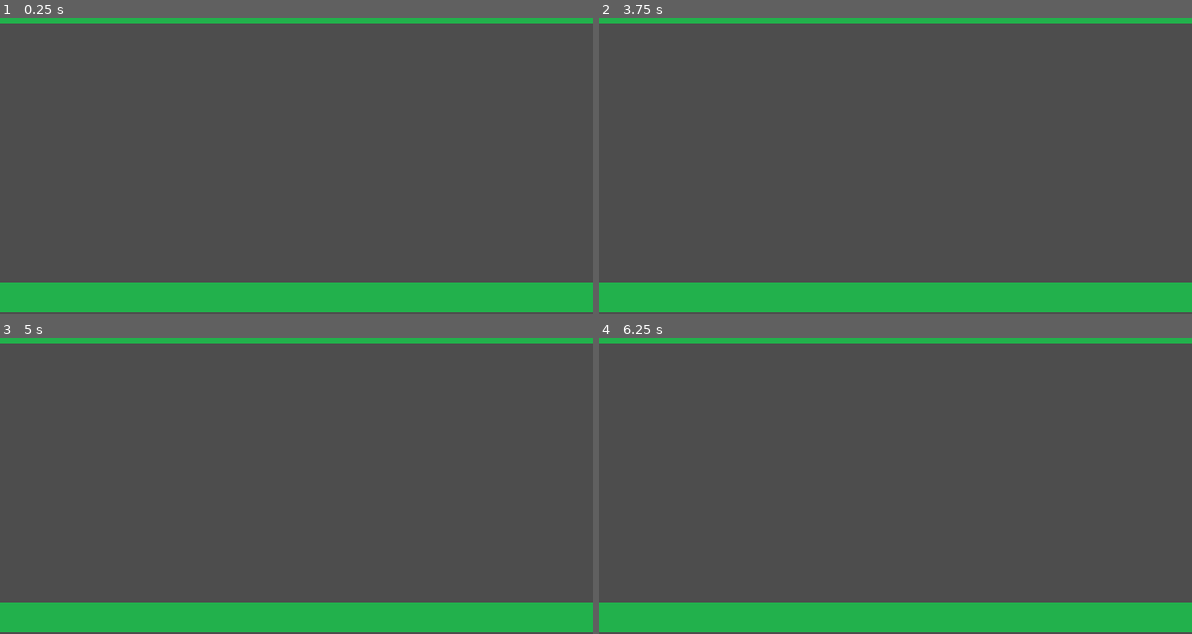
Above: before the commit, frames 1-4 (two rows, left to right).
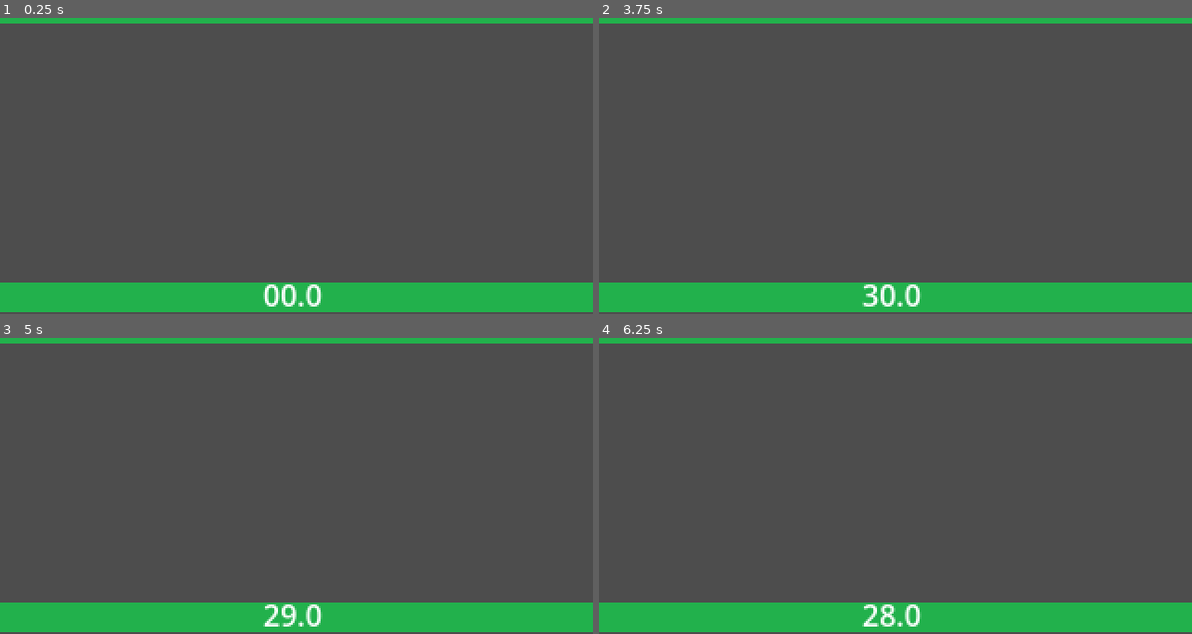
Above: after the commit, the same moments.

Repository: kevinesaa/balloons-wars
Game: Godot game, scene res://levels/level.tscn
Two runs of this game, one before a commit and one after it. Both use one fixed random seed, a clock stepped at 60 frames per second and the inputs below.
Inputs:
- Up to frame 1 (0.25 s): no input
- Up to frame 2 (3.75 s): tap Enter at 0.5 s; tap S (player_one) at 0.6, 1.55, 2.1, 3.05 s; tap K (player_two) at 0.8, 1.35, 2.3, 2.85 s; tap Space (start_game) at 1.25, 2, 2.75, 3.5, 3.6 s
- Up to frame 3 (5 s): tap K (player_two) at 3.8 s; tap Space (start_game) at 4.25 s; tap S (player_one) at 4.35 s
- Up to frame 4 (6.25 s): tap K (player_two) at 5.1 s; tap S (player_one) at 5.85 s

The runs differ from the first frame. In frame 1, 0.4% of the frame differs, in the area x 44-55%, y 90-98%; in frame 2, 0.4%; in frame 3, 0.4%; in frame 4, 0.4%.

Commit message:
emit player signal

Diff:
--- a/levels/level.tscn
+++ b/levels/level.tscn
@@ -46,6 +46,22 @@
 one_shot = true
 script = ExtResource("4_5mrsh")
 
+[node name="Label" type="Label" parent="."]
+anchors_preset = -1
+anchor_left = 0.5
+anchor_top = 0.5
+anchor_right = 0.5
+anchor_bottom = 0.5
+offset_left = 142.0
+offset_top = 159.0
+offset_right = 174.0
+offset_bottom = 182.0
+grow_horizontal = 2
+grow_vertical = 2
+text = "00.0"
+horizontal_alignment = 1
+vertical_alignment = 1
+
 [connection signal="startGamePress" from="inputManager" to="startGameTimerListener" method="onStartPressButton"]
 [connection signal="timeout" from="startGameTimer" to="inputManager" method="onGameTimerFinish"]
 [connection signal="timeout" from="startGameTimer" to="gamePlayTimer" method="onInitGamePlay"]
--- a/scripts/game_play_timer.gd
+++ b/scripts/game_play_timer.gd
@@ -1,8 +1,10 @@
 extends Timer
 
-@onready var gamePlayTimer: Timer = $"../startGameTimer"
+@onready var gamePlayTimer: Timer = $"../gamePlayTimer"
+@onready var labelGameplayTime: Label = $"../Label"
+
 var isPlaying : bool = false
-signal notifyTime()
+
 
 func _ready() -> void:
 	pass
@@ -10,7 +12,9 @@
 func _process(delta: float) -> void:
 
 	if (isPlaying && !gamePlayTimer.is_stopped()):
-		notifyTime.emit(gamePlayTimer.time_left)
+		var time =  ceil(gamePlayTimer.time_left)
+		labelGameplayTime.text = str(time)
+		# notifyTime.emit(gamePlayTimer.time_left)
 
 func  onInitGamePlay() -> void :
 	gamePlayTimer.start()
--- a/scripts/input_manager.gd
+++ b/scripts/input_manager.gd
@@ -2,10 +2,13 @@
 extends Node2D
 
 signal startGamePress()
+signal playerOnePress()
+signal playerTwoPress()
 
 var startPress:bool = false
 var gameReady:bool = false
 var procesingStart:bool = false
+var gameFinish:bool = false
 
 # Called when the node enters the scene tree for the first time.
 func _ready() -> void:
@@ -25,13 +28,18 @@
 	if(!gameReady):
 		return
 
-	var playerOne = Input.is_action_just_pressed("player_one")
-	var playerTwo = Input.is_action_just_pressed("player_two")
-	if (playerOne):
-		print("hola player one")
-	if (playerTwo):
-		print("hola player two")
+	if(!gameFinish):
+
+		var playerOne = Input.is_action_just_pressed("player_one")
+		var playerTwo = Input.is_action_just_pressed("player_two")
+		if (playerOne):
+			playerOnePress.emit()
+		if (playerTwo):
+			playerTwoPress.emit()
+
 
 func onGameTimerFinish() -> void:
-	print("ready")
 	gameReady = true
+
+func onGameFinish() -> void:
+	gameFinish = true
